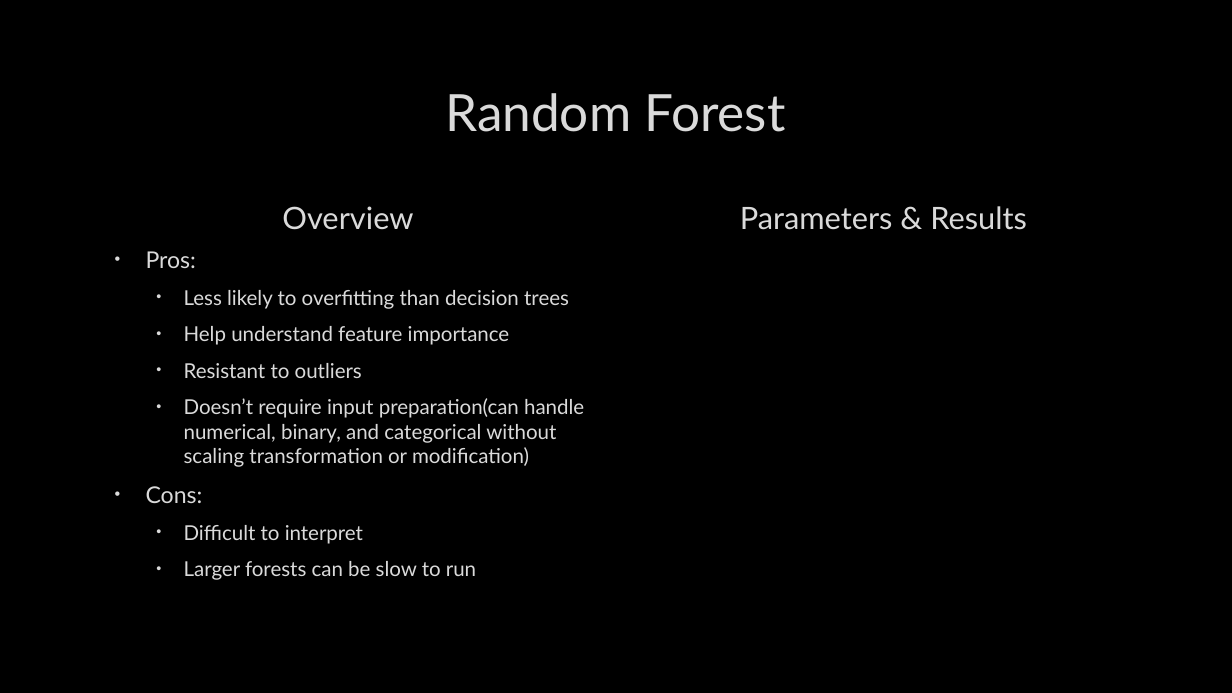
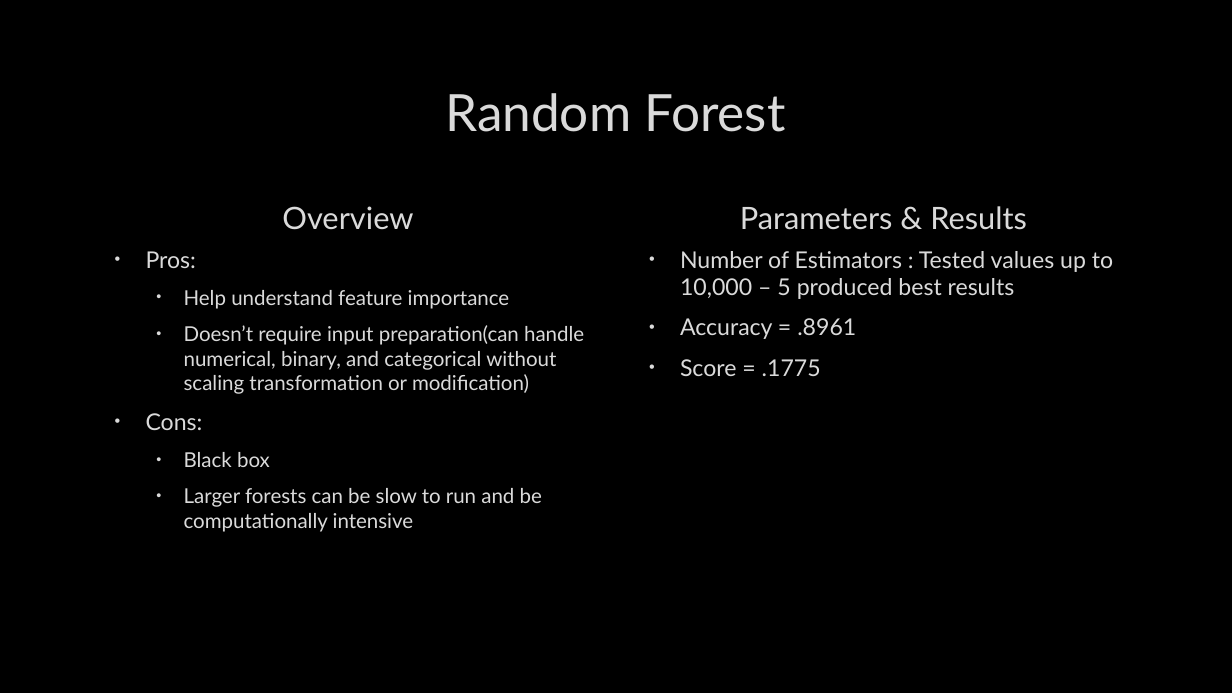
Before and after one commit to zinrion/Thinkful-Projects, a slide deck: slide 13 of Bank Marketing.pptx. Drawn at 1232x693 pixels with LibreOffice and Linux fonts; fonts in the diff are those of the drawing; background and template pictures are left out. Boxes give left, top, right and bottom in pixels: in the first picture for what was removed or moved away, otherwise in the second. Text is boxed around its words. In the diff, an @@ line names an element or a change of style, - is before the commit and + after.

```diff
--- a/Bank Marketing.pptx
+++ b/Bank Marketing.pptx
@@ text added at [680,251,1113,376], 18 pt, text #DADADA @@
+• Number of Estimators : Tested values up to 10,000 – 5 produced best results
+• Accuracy = .8961
+• Score = .1775
@@ text at [184,290,569,309]: paragraph removed @@
-  • Less likely to overfitting than decision trees
@@ text at [184,363,362,378]: paragraph removed @@
-  • Resistant to outliers
@@ text at [184,452,542,532]: text changed @@
-  • Difficult to interpret
-  • Larger forests can be slow to run
+  • Black box
+  • Larger forests can be slow to run and be computationally intensive
```
Also in this commit, not shown: 12 other slides changed, 1 slide added, 2 slides removed.
